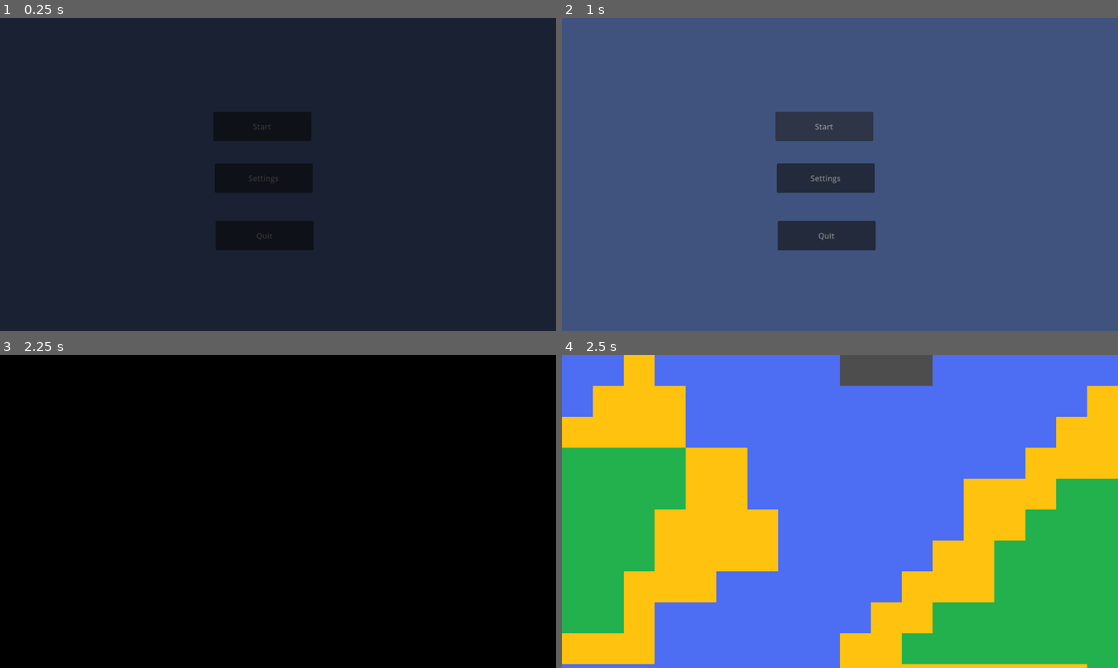
Above: before the commit, frames 1-4 (two rows, left to right).
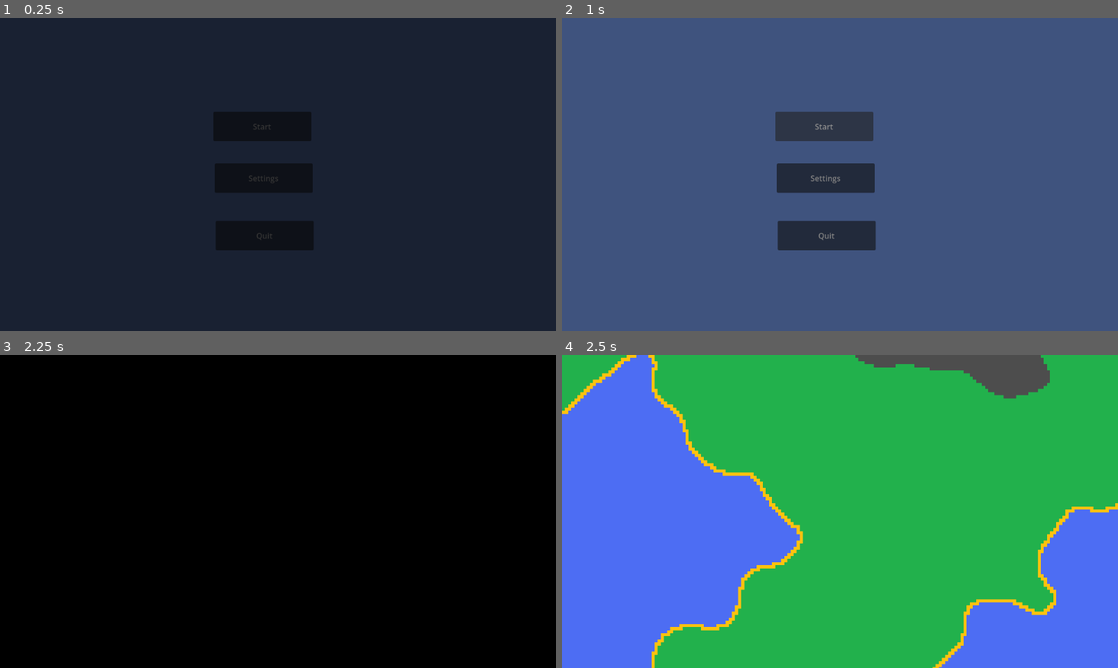
Above: after the commit, the same moments.

Repository: Nils1024/restock
Game: Godot game, scene res://assets/scenes/menus/main_menu.tscn
Two runs of this game, one before a commit and one after it. Both use one fixed random seed, a clock stepped at 60 frames per second and the inputs below.
Inputs:
- Up to frame 1 (0.25 s): no input
- Up to frame 2 (1 s): click "Start" at 0.5 s
- Up to frame 3 (2.25 s): click "Start" at 1.25 s; tap Enter at 2 s; hold Right from 2.03 s (still down); tap Alt at 2.1 s
- Up to frame 4 (2.5 s): keep holding Right

Frames 1-3 are identical in both runs. In frame 4, 92% of the frame differs, in the area x 0-100%, y 0-100%.

Commit message:
Improved the world generation

Diff:
--- a/assets/scenes/game.tscn
+++ b/assets/scenes/game.tscn
@@ -8,3 +8,7 @@
 
 [node name="TileMapLayer" type="TileMapLayer" parent="." unique_id=653317436]
 tile_set = ExtResource("2_dis88")
+
+[node name="Camera2D" type="Camera2D" parent="." unique_id=1684153973]
+anchor_mode = 0
+zoom = Vector2(0.1, 0.1)
--- a/assets/scripts/game.gd
+++ b/assets/scripts/game.gd
@@ -2,33 +2,68 @@
 
 @onready var tilemap = $TileMapLayer
 var noise = FastNoiseLite.new()
-var width = 100
-var height = 100
 
 # Called when the node enters the scene tree for the first time.
 func _ready() -> void:
 	noise.seed = randi()
 	noise.frequency = 0.05
+	noise.fractal_octaves = 4
+	noise.fractal_gain = 0.5
+	noise.fractal_lacunarity = 2.0
+	noise.noise_type = FastNoiseLite.TYPE_SIMPLEX
 
 	generate_map()
 
 func generate_map():
+	var width = 200
+	var height = 200
+	var scale = 0.08
+
+	var map = []
+
+	var min_val = 9999.0
+	var max_val = -9999.0
+
+	for x in range(width):
+		map.append([])
+		for y in range(height):
+			var n = noise.get_noise_2d(x * scale, y * scale)
+			map[x].append(n)
+
+			min_val = min(min_val, n)
+			max_val = max(max_val, n)
+
 	for x in range(width):
 		for y in range(height):
-			var n = noise.get_noise_2d(x, y)
+			var n = (map[x][y] - min_val) / (max_val - min_val)
 			var atlas = Vector2i(0,0)
 
-			if n < -0.3:
+			if n < 0.30:
+				atlas = Vector2i(2,0)
+			elif is_near_water(map,x,y,min_val,max_val):
+				atlas = Vector2i(1,0)
+			elif n < 0.75:
 				atlas = Vector2i(0,0)
-			elif n < -0.1:
-				atlas = Vector2i(1,0)
-			elif n < 0.4:
-				atlas = Vector2i(2,0)
 			else:
 				atlas = Vector2i(3,0)
 
 			tilemap.set_cell(Vector2i(x,y), 0, atlas)
 
+func is_near_water(map, x, y, min_val, max_val):
+	for dx in range(-1,2):
+		for dy in range(-1,2):
+			if dx == 0 and dy == 0:
+				continue
+
+			var nx = x + dx
+			var ny = y + dy
+
+			if nx >= 0 and ny >= 0 and nx < map.size() and ny < map[0].size():
+				var n = (map[nx][ny] - min_val) / (max_val - min_val)
+				if n < 0.30:
+					return true
+	return false
+
 # Called every frame. 'delta' is the elapsed time since the previous frame.
 func _process(delta: float) -> void:
 	pass
